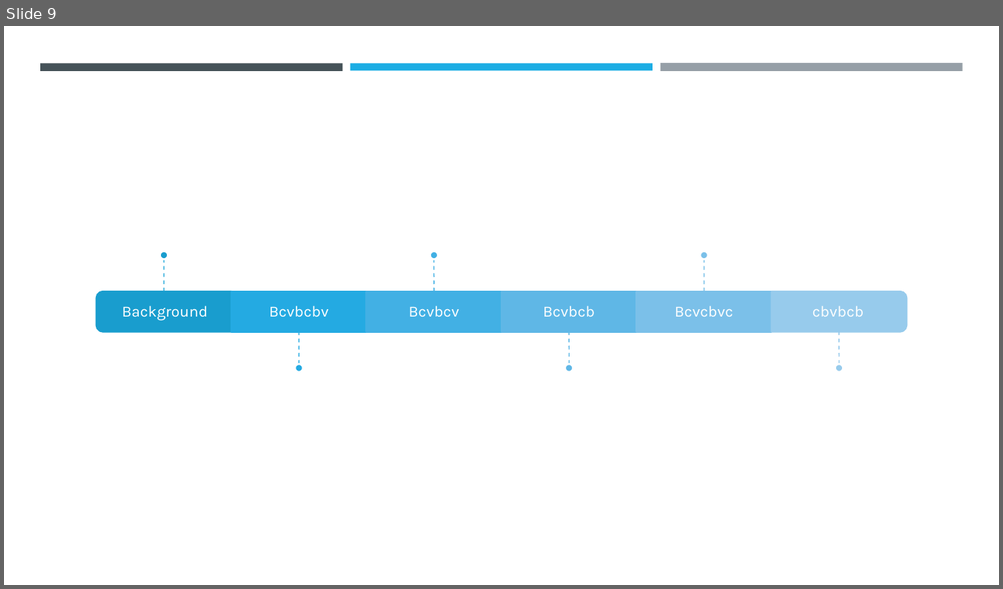
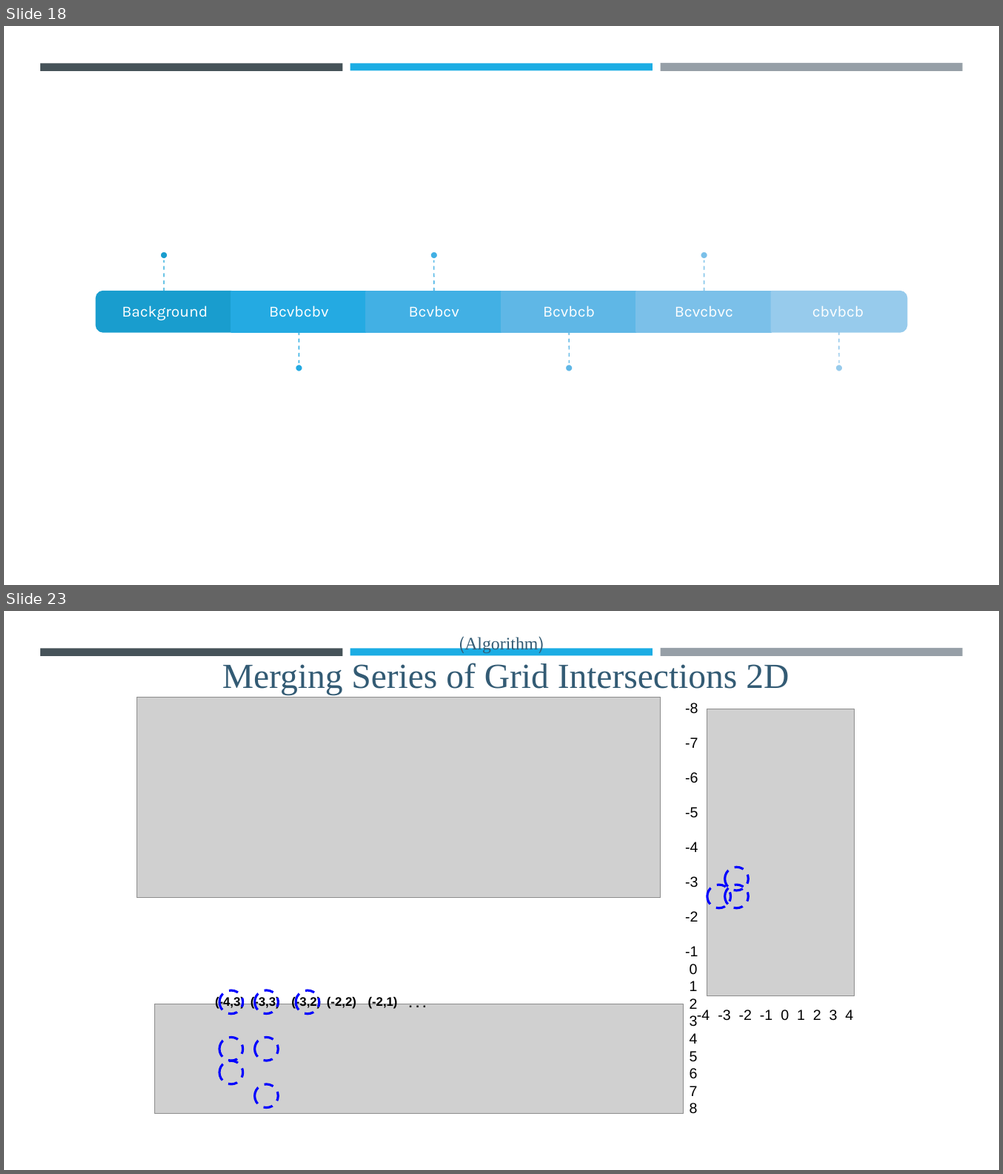
Before and after one commit to gvol11/MGA-MFD, a slide deck: Future Forward.pptx. Shown one above the other, each under a label of ours: slide 9 before the commit, slides 18 and 23 after it; the slides between them are not shown. The pictures are 1003x589 and 1003x1174 pixels, drawn with LibreOffice and Linux fonts; fonts in the diff are those of the drawing; grey boxes stand for pictures. Boxes give left, top, right and bottom in pixels: in the first picture for what was removed or moved away, otherwise in the second. Text is boxed around its words. In the diff, an @@ line names an element or a change of style, - is before the commit and + after.

```diff
--- a/Future Forward.pptx
+++ b/Future Forward.pptx
@@ slide 23 added at (x1=4, y1=611, x2=999, y2=1170), background #FFFFFF; not listed: 3 template elements that a slide beside it also shows @@
@@ text added at (x1=222, y1=637, x2=788, y2=695), 34 pt, text #335B74 @@
+(Algorithm)
+Merging Series of Grid Intersections 2D
@@ picture added at (x1=136, y1=697, x2=660, y2=897) @@
@@ text added at (x1=685, y1=703, x2=697, y2=1114), 14 pt, text #000000 @@
+-8 -7 -6 -5 -4 -3 -2 -1 0 1 2 3 4 5 6 7 8
@@ picture added at (x1=707, y1=709, x2=854, y2=997) @@
@@ ellipse added at (x1=725, y1=868, x2=748, y2=891), outline #0000FF 2.25 pt dashed @@
@@ ellipse added at (x1=707, y1=885, x2=730, y2=908), outline #0000FF 2.25 pt dashed @@
@@ ellipse added at (x1=725, y1=885, x2=748, y2=908), outline #0000FF 2.25 pt dashed @@
@@ picture added at (x1=155, y1=1004, x2=684, y2=1114) @@
@@ text added at (x1=215, y1=996, x2=244, y2=1009), 12 pt, text #000000, bold @@
+(-4,3)
@@ ellipse added at (x1=219, y1=991, x2=243, y2=1014), outline #0000FF 2.25 pt dashed @@
@@ text added at (x1=250, y1=996, x2=280, y2=1009), 12 pt, text #000000, bold @@
+(-3,3)
@@ ellipse added at (x1=255, y1=991, x2=278, y2=1014), outline #0000FF 2.25 pt dashed @@
@@ text added at (x1=291, y1=996, x2=321, y2=1009), 12 pt, text #000000, bold @@
+(-3,2)
@@ ellipse added at (x1=296, y1=991, x2=318, y2=1014), outline #0000FF 2.25 pt dashed @@
@@ text added at (x1=327, y1=996, x2=356, y2=1009), 12 pt, text #000000, bold @@
+(-2,2)
@@ text added at (x1=368, y1=996, x2=398, y2=1009), 12 pt, text #000000, bold @@
+(-2,1)
@@ text added at (x1=401, y1=991, x2=472, y2=1014), 12 pt, text #000000, bold @@
+. . .
@@ text added at (x1=697, y1=1010, x2=853, y2=1021), 14 pt, text #000000 @@
+-4 -3 -2 -1 0 1 2 3 4
@@ ellipse added at (x1=219, y1=1038, x2=243, y2=1061), outline #0000FF 2.25 pt dashed @@
@@ ellipse added at (x1=255, y1=1038, x2=278, y2=1061), outline #0000FF 2.25 pt dashed @@
@@ ellipse added at (x1=219, y1=1061, x2=243, y2=1084), outline #0000FF 2.25 pt dashed @@
@@ ellipse added at (x1=255, y1=1085, x2=278, y2=1108), outline #0000FF 2.25 pt dashed @@
@@ what was slide 9 is now slide 18 @@
```
Also in this commit, not shown: 2 slides changed, 20 other slides added.
